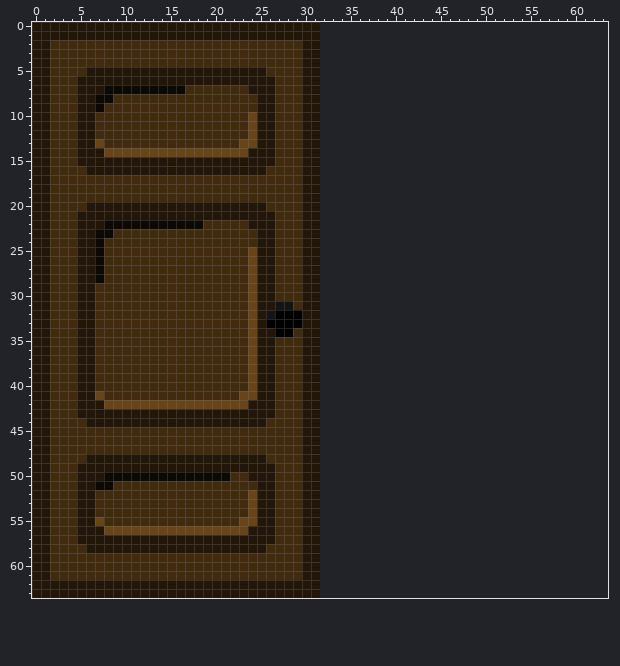
A pixel-art file gets an edit: Assets/Art/Editor Files/door.ase. This is how it looked before the edit.
32x64 pixels, 1 frame. Colours within 5 levels of each other are drawn and written as one. The old version is drawn lined up with the new one, on the new canvas.
The same view after the edit:
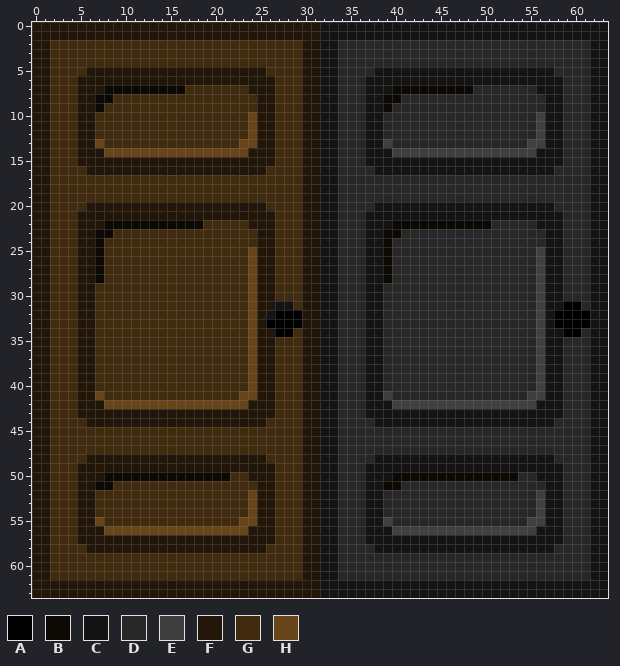
Palette (. is transparent): A #000000  B #0c0803  C #141414  D #272727  E #3f3f3f  F #211608  G #402b0f  H #674518
Change:
canvas 32x64 -> 64x64
Changed rows in their new state; - is an unchanged pixel.
first column x 32:
 0 CCCCCCCCCCCCCCCCCCCCCCCCCCCCCCCC
 1 CCCCCCCCCCCCCCCCCCCCCCCCCCCCCCCC
 2 CCDDDDDDDDDDDDDDDDDDDDDDDDDDDDCC
 3 CCDDDDDDDDDDDDDDDDDDDDDDDDDDDDCC
 4 CCDDDDDDDDDDDDDDDDDDDDDDDDDDDDCC
 5 CCDDDDCCCCCCCCCCCCCCCCCCCCDDDDCC
 6 CCDDDCCCCCCCCCCCCCCCCCCCCCCDDDCC
 7 CCDDDCCCBBBBBBBBBDDDDDDDCCCDDDCC
 8 CCDDDCCBBDDDDDDDDDDDDDDDDCCDDDCC
 9 CCDDDCCBDDDDDDDDDDDDDDDDDCCDDDCC
10 CCDDDCCDDDDDDDDDDDDDDDDDECCDDDCC
11 CCDDDCCDDDDDDDDDDDDDDDDDECCDDDCC
12 CCDDDCCDDDDDDDDDDDDDDDDDECCDDDCC
13 CCDDDCCEDDDDDDDDDDDDDDDEECCDDDCC
14 CCDDDCCCEEEEEEEEEEEEEEEECCCDDDCC
15 CCDDDCCCCCCCCCCCCCCCCCCCCCCDDDCC
16 CCDDDDCCCCCCCCCCCCCCCCCCCCDDDDCC
17 CCDDDDDDDDDDDDDDDDDDDDDDDDDDDDCC
18 CCDDDDDDDDDDDDDDDDDDDDDDDDDDDDCC
19 CCDDDDDDDDDDDDDDDDDDDDDDDDDDDDCC
20 CCDDDDCCCCCCCCCCCCCCCCCCCCDDDDCC
21 CCDDDCCCCCCCCCCCCCCCCCCCCCCDDDCC
22 CCDDDCCCBBBBBBBBBBBDDDDDCCCDDDCC
23 CCDDDCCBBDDDDDDDDDDDDDDDDCCDDDCC
24 CCDDDCCBDDDDDDDDDDDDDDDDDCCDDDCC
25 CCDDDCCBDDDDDDDDDDDDDDDDECCDDDCC
26 CCDDDCCBDDDDDDDDDDDDDDDDECCDDDCC
27 CCDDDCCBDDDDDDDDDDDDDDDDECCDDDCC
28 CCDDDCCBDDDDDDDDDDDDDDDDECCDDDCC
29 CCDDDCCDDDDDDDDDDDDDDDDDECCDDDCC
30 CCDDDCCDDDDDDDDDDDDDDDDDECCDDDCC
31 CCDDDCCDDDDDDDDDDDDDDDDDECCAADCC
32 CCDDDCCDDDDDDDDDDDDDDDDDECAAAACC
33 CCDDDCCDDDDDDDDDDDDDDDDDECAAAACC
34 CCDDDCCDDDDDDDDDDDDDDDDDECCAADCC
35 CCDDDCCDDDDDDDDDDDDDDDDDECCDDDCC
36 CCDDDCCDDDDDDDDDDDDDDDDDECCDDDCC
37 CCDDDCCDDDDDDDDDDDDDDDDDECCDDDCC
38 CCDDDCCDDDDDDDDDDDDDDDDDECCDDDCC
39 CCDDDCCDDDDDDDDDDDDDDDDDECCDDDCC
40 CCDDDCCDDDDDDDDDDDDDDDDDECCDDDCC
41 CCDDDCCEDDDDDDDDDDDDDDDEECCDDDCC
42 CCDDDCCCEEEEEEEEEEEEEEEECCCDDDCC
43 CCDDDCCCCCCCCCCCCCCCCCCCCCCDDDCC
44 CCDDDDCCCCCCCCCCCCCCCCCCCCDDDDCC
45 CCDDDDDDDDDDDDDDDDDDDDDDDDDDDDCC
46 CCDDDDDDDDDDDDDDDDDDDDDDDDDDDDCC
47 CCDDDDDDDDDDDDDDDDDDDDDDDDDDDDCC
48 CCDDDDCCCCCCCCCCCCCCCCCCCCDDDDCC
49 CCDDDCCCCCCCCCCCCCCCCCCCCCCDDDCC
50 CCDDDCCCBBBBBBBBBBBBBBDDCCCDDDCC
51 CCDDDCCBBDDDDDDDDDDDDDDDDCCDDDCC
52 CCDDDCCDDDDDDDDDDDDDDDDDECCDDDCC
53 CCDDDCCDDDDDDDDDDDDDDDDDECCDDDCC
54 CCDDDCCDDDDDDDDDDDDDDDDDECCDDDCC
55 CCDDDCCEDDDDDDDDDDDDDDDEECCDDDCC
56 CCDDDCCCEEEEEEEEEEEEEEEECCCDDDCC
57 CCDDDCCCCCCCCCCCCCCCCCCCCCCDDDCC
58 CCDDDDCCCCCCCCCCCCCCCCCCCCDDDDCC
59 CCDDDDDDDDDDDDDDDDDDDDDDDDDDDDCC
60 CCDDDDDDDDDDDDDDDDDDDDDDDDDDDDCC
61 CCDDDDDDDDDDDDDDDDDDDDDDDDDDDDCC
62 CCCCCCCCCCCCCCCCCCCCCCCCCCCCCCCC
63 CCCCCCCCCCCCCCCCCCCCCCCCCCCCCCCC
Boxes around the changes in both pictures, in picture pixels (x1, y1, x2, y2):
added: (320, 22, 608, 598)
